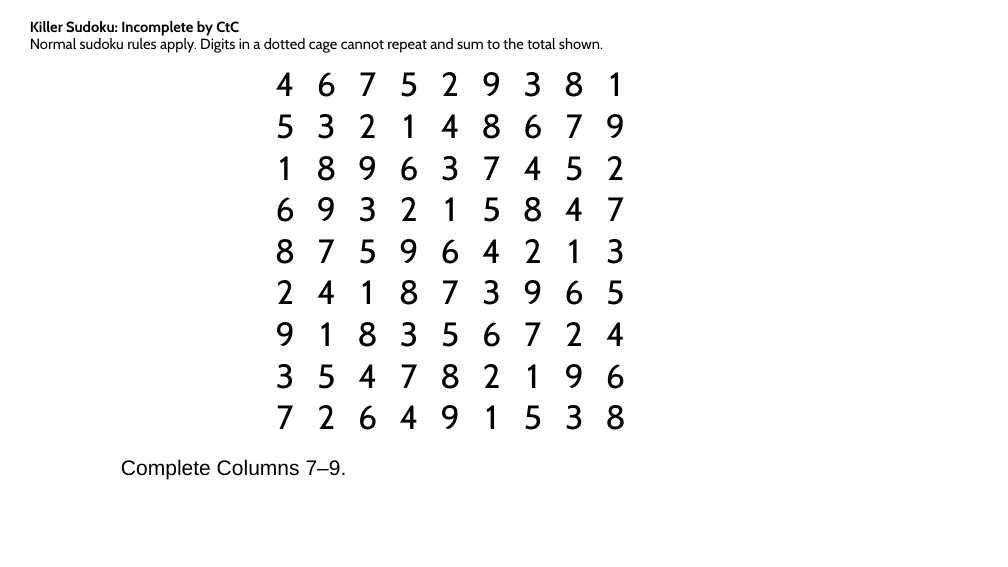
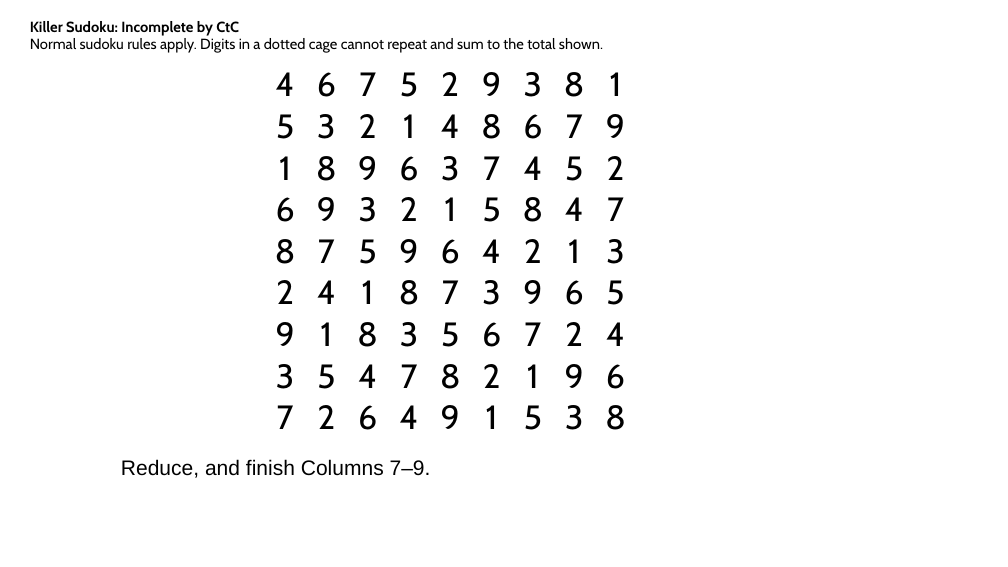
Before and after one commit to jhardis/WSJ_Number_Puzzles, a slide deck: slide 58 of 20261017_1.pptx (slide 62 before the commit). Drawn at 1008x567 pixels with LibreOffice and Linux fonts; fonts in the diff are those of the drawing; background and template pictures are left out. Boxes give left, top, right and bottom in pixels: in the first picture for what was removed or moved away, otherwise in the second. Text is boxed around its words. In the diff, an @@ line names an element or a change of style, - is before the commit and + after.

```diff
--- a/20261017_1.pptx
+++ b/20261017_1.pptx
@@ text at (x1=121, y1=459, x2=431, y2=478): text changed @@
-Complete Columns 7–9.
+Reduce, and finish Columns 7–9.
```
Also in this commit, not shown: 53 other slides changed, 4 slides removed.
